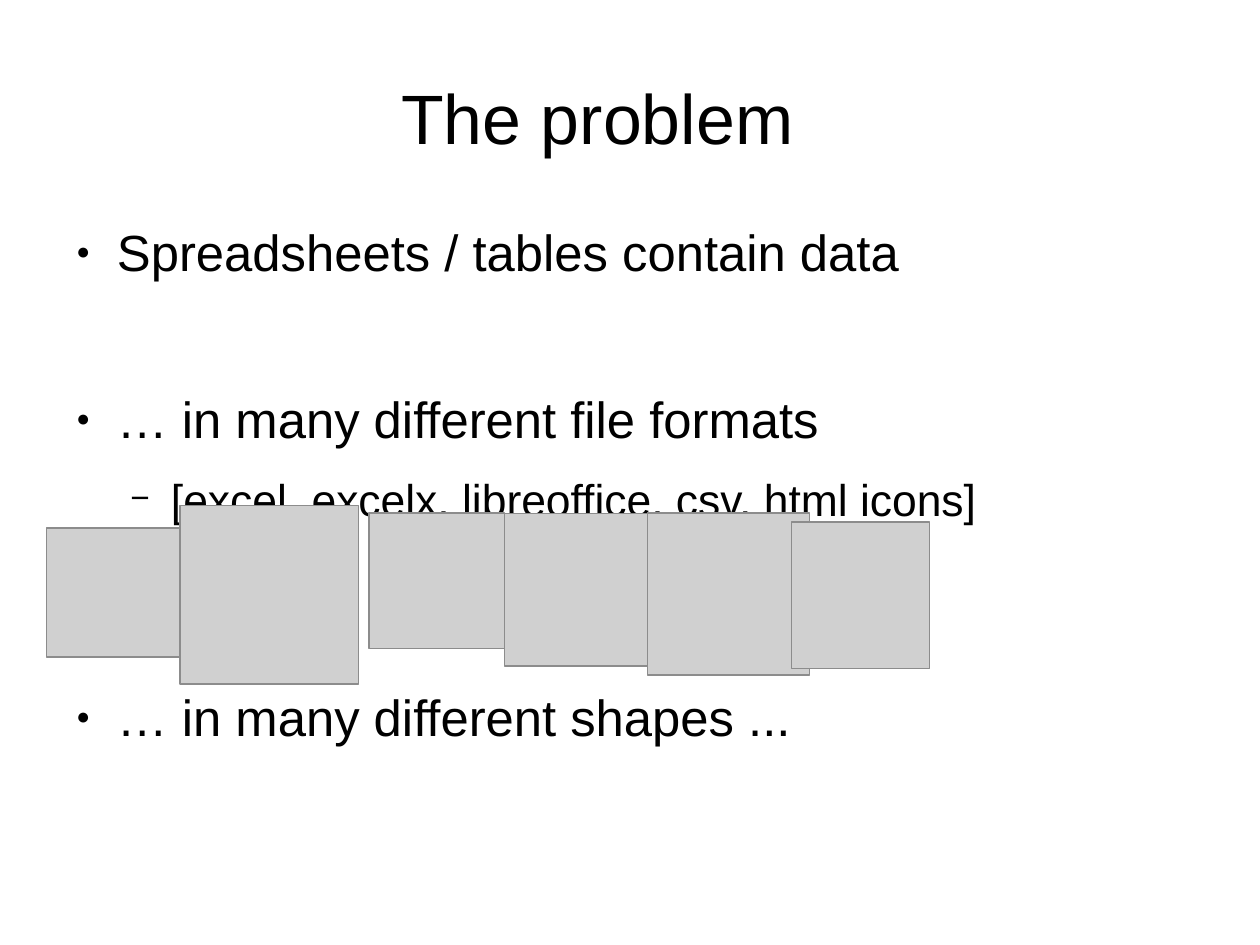
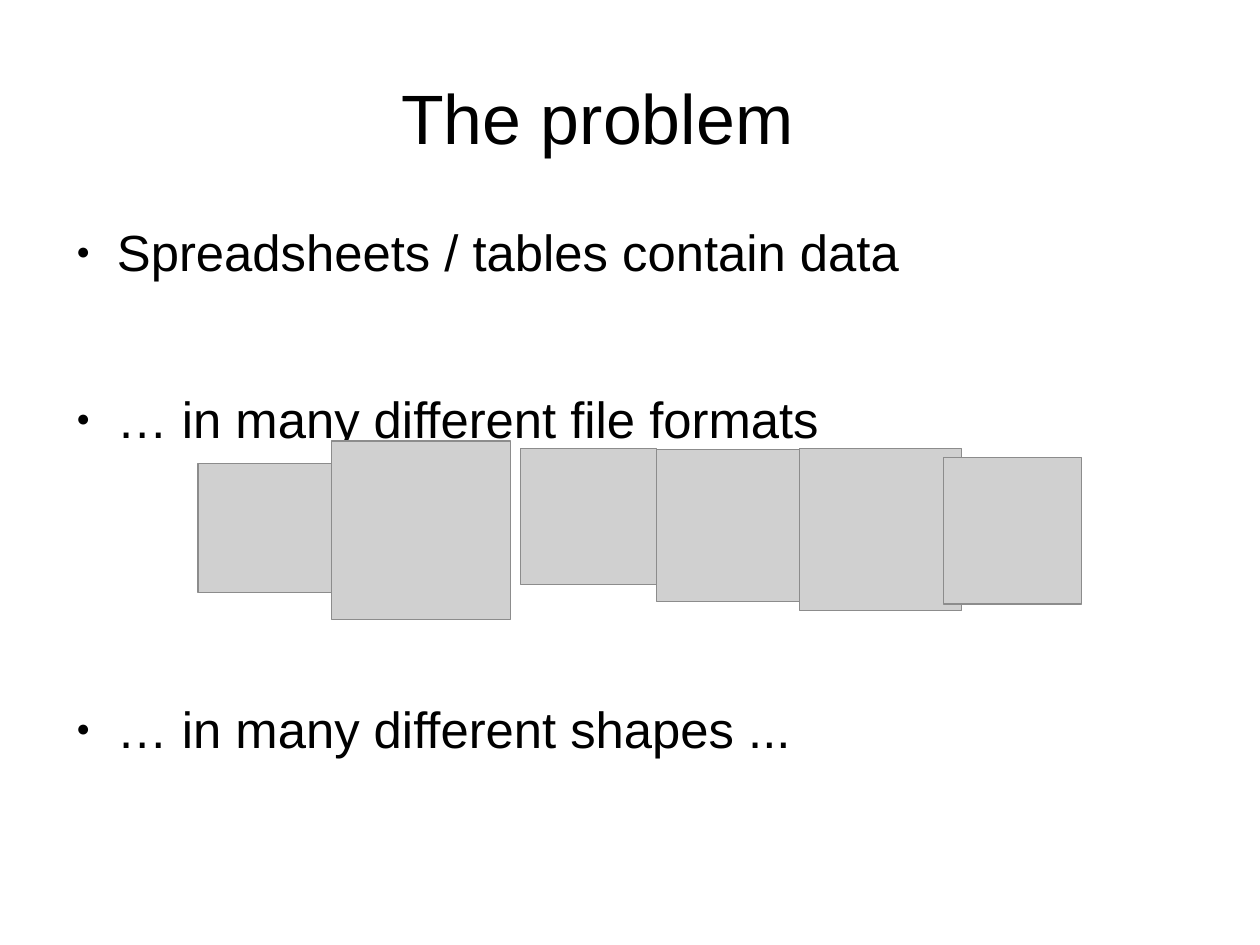
Before and after one commit to sensiblecodeio/xypath, a slide deck: slide 3 of presentation.odp. Drawn at 1260x945 pixels with LibreOffice and Linux fonts; fonts in the diff are those of the drawing; grey boxes stand for pictures. Boxes give left, top, right and bottom in pixels: in the first picture for what was removed or moved away, otherwise in the second. Text is boxed around its words. In the diff, an @@ line names an element or a change of style, - is before the commit and + after.

```diff
--- a/presentation.odp
+++ b/presentation.odp
@@ 6 pictures: place and size @@
-6 pictures at bbox=[46, 505, 931, 684]
+6 pictures at bbox=[198, 441, 1083, 620]
@@ text at bbox=[171, 481, 976, 525]: paragraph removed @@
-  − [excel, excelx, libreoffice, csv, html icons]
```
Also in this commit, not shown: 10 other slides changed, 7 slides added, 2 slides removed.
